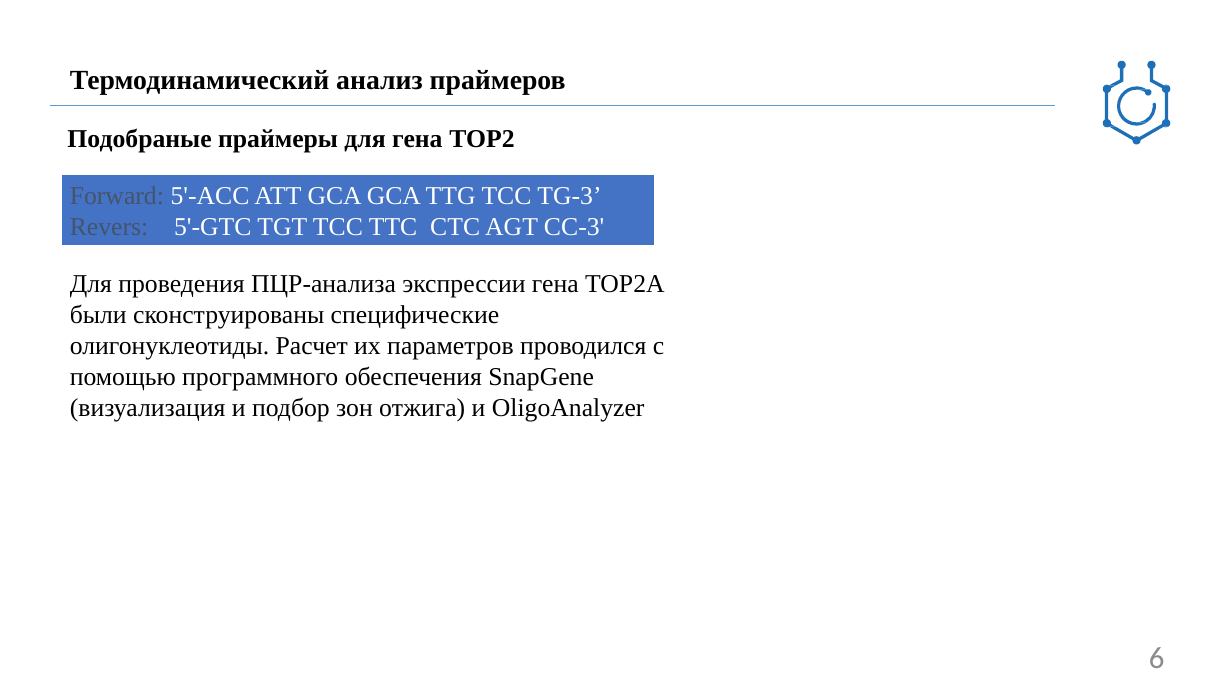
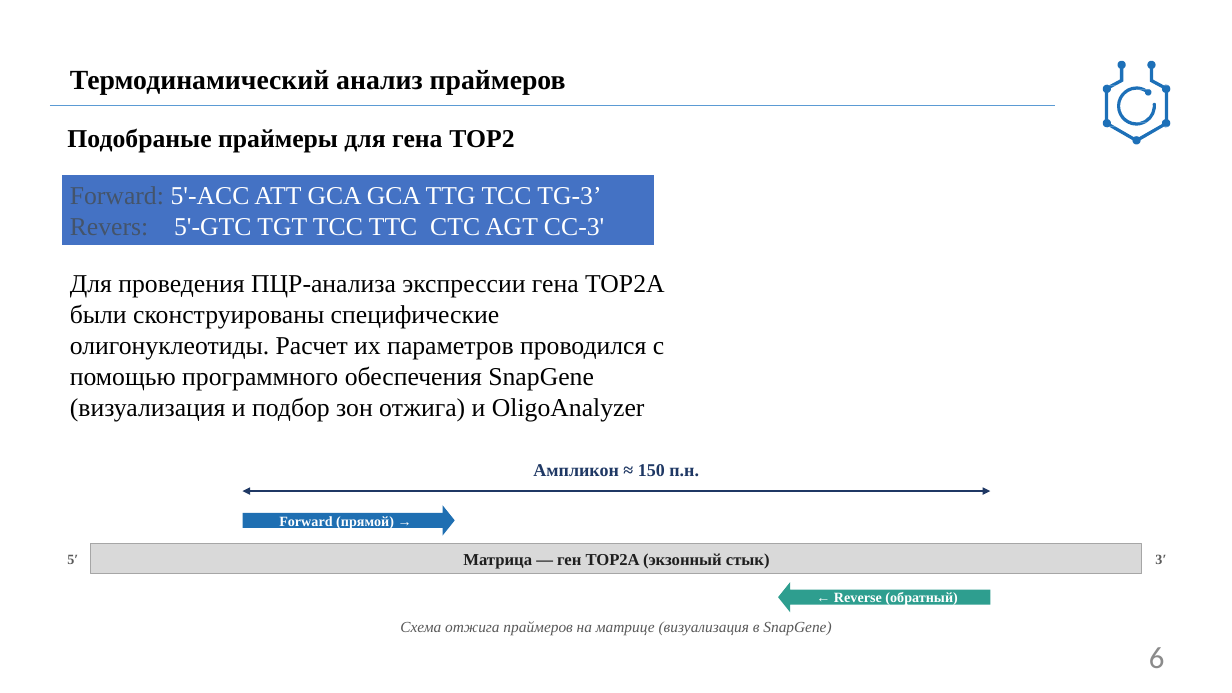
Before and after one commit to baxromovj23-commits/-2026, a slide deck: slide 6 of Бахромов_презентация_TOP2_16_слайдов.pptx. Drawn at 1232x693 pixels with LibreOffice and Linux fonts; fonts in the diff are those of the drawing; background and template pictures are left out. Boxes give left, top, right and bottom in pixels: in the first picture for what was removed or moved away, otherwise in the second. Text is boxed around its words. In the diff, an @@ line names an element or a change of style, - is before the commit and + after.

Commit message:
Слайд термодинамического анализа: добавлена схема отжига праймеров (ампликон ~150 п.н.)

```diff
--- a/Бахромов_презентация_TOP2_16_слайдов.pptx
+++ b/Бахромов_презентация_TOP2_16_слайдов.pptx
@@ text added at [533,464,699,477], 14 pt, text #1F3864, bold @@
+Ампликон ≈ 150 п.н.
@@ double arrow added from (242, 491) to (991, 491), #1F3864 1.75 pt @@
@@ right arrow added at [242,506,455,536], fill #1F6FB2, 11 pt, text #FFFFFF, bold @@
+Forward (прямой) →
@@ text added at [67,554,78,564], 11 pt, text #595959, bold @@
+5′
@@ rectangle added at [91,543,1141,574], fill #D9D9D9, outline #A6A6A6 0.75 pt, 13 pt, text #1F1F1F, bold @@
+Матрица — ген TOP2A (экзонный стык)
@@ text added at [1155,554,1166,564], 11 pt, text #595959, bold @@
+3′
@@ left arrow added at [778,582,991,613], fill #2E9E8F, 11 pt, text #FFFFFF, bold @@
+← Reverse (обратный)
@@ text added at [400,621,831,636], 12 pt, text #595959, italic @@
+Схема отжига праймеров на матрице (визуализация в SnapGene)
```
Also in this commit, not shown: 1 other file.
